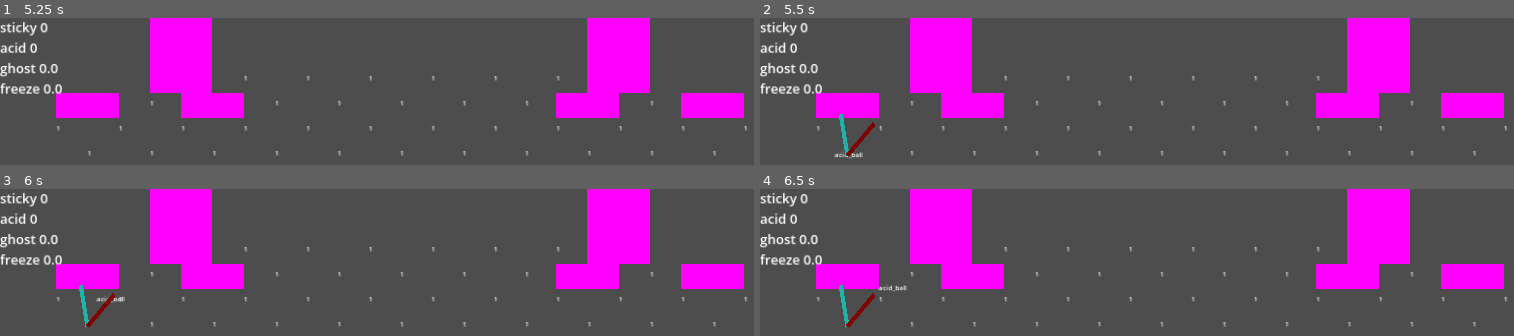
Above: before the commit, frames 1-4 (two rows, left to right).
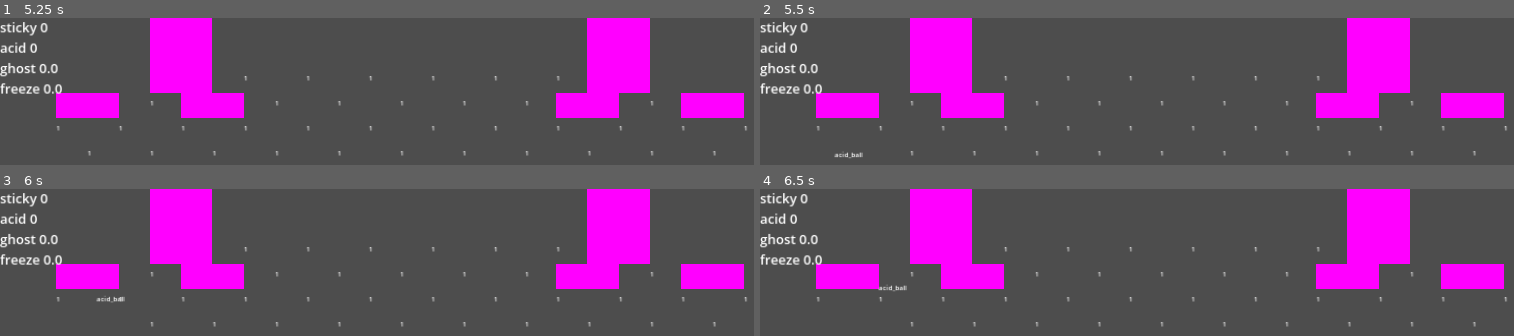
Above: after the commit, the same moments.

Repository: O-39889/brickout
Game: Godot game, scene res://scenes/level.tscn
Same seed, same stepped clock (60 frames per second), same inputs: the game is played once before the commit and once after it.
Inputs (mouse positions are in pixels of both pictures, inside the frame that each line leads up to):
- Up to frame 1 (5.25 s): tap Enter at 0.5 s; move the mouse to (outside the picture) at 0.52 s; click (outside the picture) at 0.67 s; tap R (debug_restart) every 0.75 s from 1.25 to 4.25 s; move the mouse to (outside the picture) at 1.27 s; click (outside the picture) at 1.42 s; move the mouse to (outside the picture) at 2.02 s; click (outside the picture) at 2.17 s; move the mouse to (outside the picture) at 2.77 s; click (outside the picture) at 2.92 s; move the mouse to (outside the picture) at 3.52 s; click (outside the picture) at 3.67 s; move the mouse to (outside the picture) at 4.27 s; click (outside the picture) at 4.42 s; move the mouse to (outside the picture) at 5.02 s; click (outside the picture) at 5.17 s
- Up to frame 2 (5.5 s): no input
- Up to frame 3 (6 s): move the mouse to (outside the picture) at 5.77 s; click (outside the picture) at 5.92 s
- Up to frame 4 (6.5 s): no input

Frame 1 is identical in both runs. In frame 2, 0.3% of the frame differs, in the area x 10-16%, y 65-94%; in frame 3, 0.3%; in frame 4, 0.3%.

Commit message:
Remove debug line drawing

Diff:
--- a/scripts/PowerupNode.gd
+++ b/scripts/PowerupNode.gd
@@ -50,22 +50,12 @@
 	# of le powerup, is at x = 0
 	var right_x : float = get_viewport_rect().size.x - position.x - width;
 	var left_x : float = position.x - width;
+
 	var left_angle : float = binary_search_min_angle(left_x);
 	left_angle = left_angle - PI / 2;
 	var right_angle : float = binary_search_min_angle(right_x);
 	right_angle = PI / 2 - right_angle;
-	var left_line : Line2D = Line2D.new();
-	left_line.clear_points();
-	left_line.add_point(global_position);
-	left_line.add_point(global_position + Vector2.UP.rotated(left_angle) * 100);
-	var right_line : Line2D = Line2D.new();
-	right_line.clear_points();
-	right_line.add_point(global_position);
-	right_line.add_point(global_position + Vector2.UP.rotated(right_angle) * 100);
-	left_line.default_color = Color.LIGHT_SEA_GREEN;
-	right_line.default_color = Color.WEB_MAROON;
-	get_parent().add_child(left_line);
-	get_parent().add_child(right_line);
+
 	return Vector2.UP.rotated(randf_range(left_angle, right_angle));
 
 
